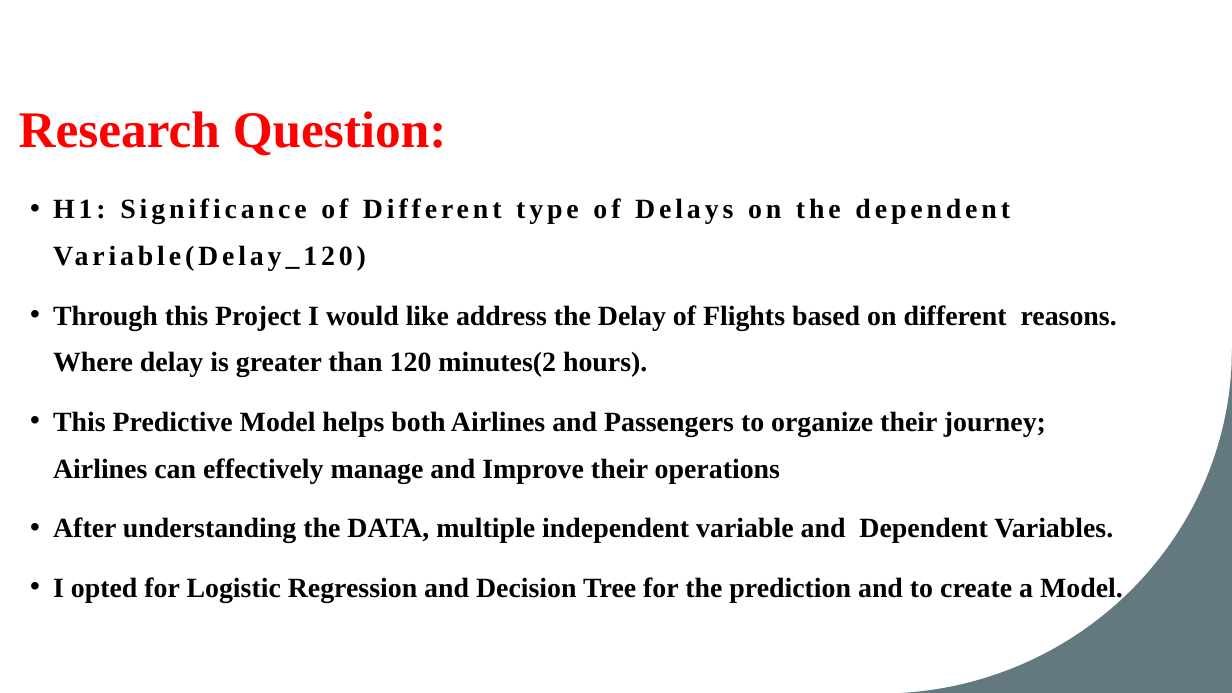
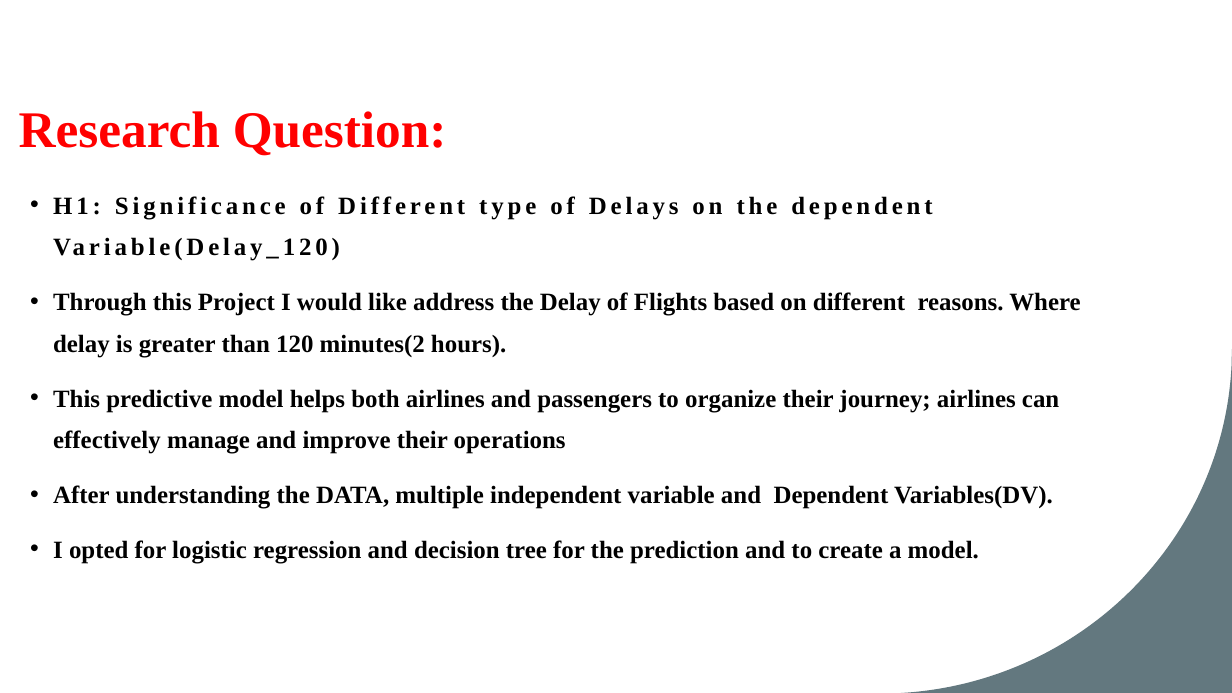
Before and after one commit to vinay-polanki/ATC_R_Project, a slide deck: slide 5 of Atc & Visualisation.pptx. Drawn at 1232x693 pixels with LibreOffice and Linux fonts; fonts in the diff are those of the drawing. Boxes give left, top, right and bottom in pixels: in the first picture for what was removed or moved away, otherwise in the second. Text is boxed around its words. In the diff, an @@ line names an element or a change of style, - is before the commit and + after.

```diff
--- a/Atc & Visualisation.pptx
+++ b/Atc & Visualisation.pptx
@@ text at (53,196,1080,358): size 21.7 to 19.4 pt in "H1: Significance of Different type of Delays ...", "Through this Project I would like address ..." @@
@@ text at (53,389,1059,564): text changed; size 21.7 to 19.4 pt @@
-• This Predictive Model helps both Airlines and Passengers to organize their journey; Airlines can effectively manage and Improve their operations
-• After understanding the DATA, multiple independent variable and Dependent Variables.
-• I opted for Logistic Regression and Decision Tree for the prediction and to create a Model.
+• This predictive model helps both airlines and passengers to organize their journey; airlines can effectively manage and improve their operations
+• After understanding the DATA, multiple independent variable and Dependent Variables(DV).
+• I opted for logistic regression and decision tree for the prediction and to create a model.
```
Also in this commit, not shown: 7 other slides changed.
